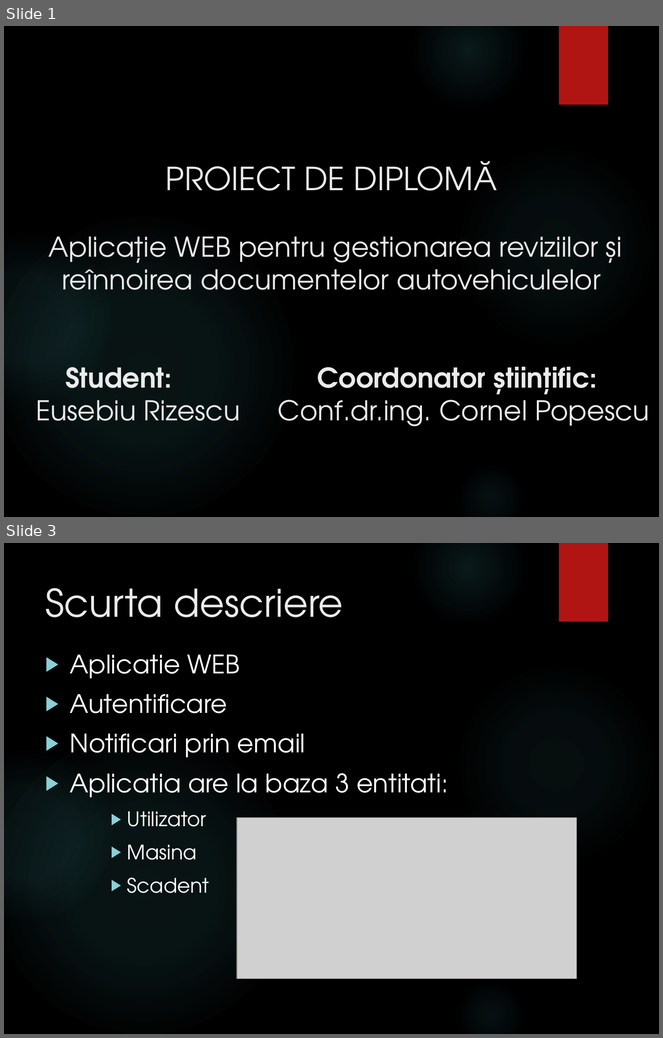
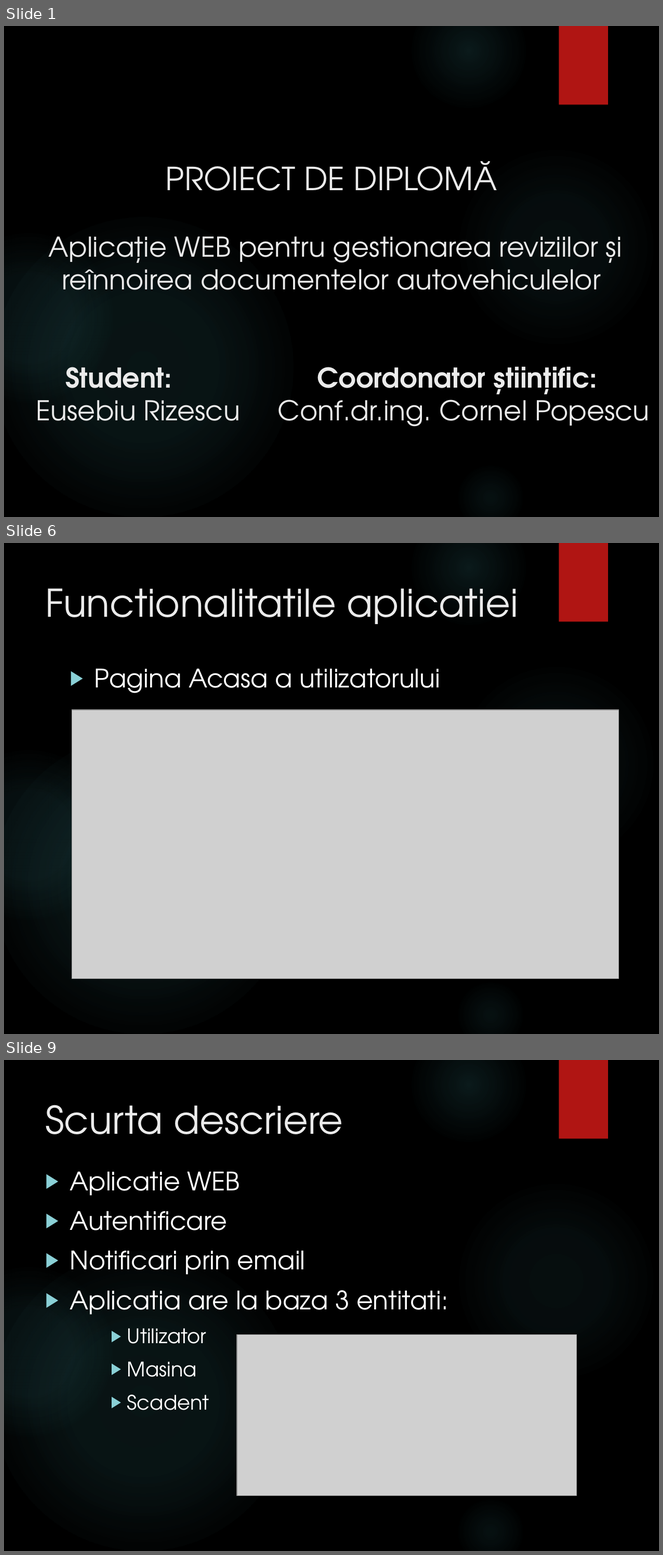
Before and after one commit to rizebi/bachelorProjectDiploma, a slide deck: Documentatie/Prezentare.pptx. Shown one above the other, each under a label of ours: slides 1 and 3 before the commit, slides 1, 6 and 9 after it; the slides between them are not shown. The pictures are 663x1038 and 663x1555 pixels, drawn with LibreOffice and Linux fonts; fonts in the diff are those of the drawing; grey boxes stand for pictures; background and template pictures are left out. Boxes give left, top, right and bottom in pixels: in the first picture for what was removed or moved away, otherwise in the second. Text is boxed around its words. In the diff, an @@ line names an element or a change of style, - is before the commit and + after.

```diff
--- a/Documentatie/Prezentare.pptx
+++ b/Documentatie/Prezentare.pptx
@@ slide 6 added at [4,543,659,1034], background picture (left out); not listed: 6 template elements that a slide beside it also shows @@
@@ title added at [45,588,518,624], 42 pt, text #EBEBEB @@
+Functionalitatile aplicatiei
@@ text added at [94,668,440,693], 28 pt, text #FFFFFF @@
+▶ Pagina Acasa a utilizatorului
@@ picture added at [72,710,619,979] @@
@@ what was slide 3 is now slide 9 @@
```
Also in this commit, not shown: 1 slide changed, 9 other slides added, 1 other file.
